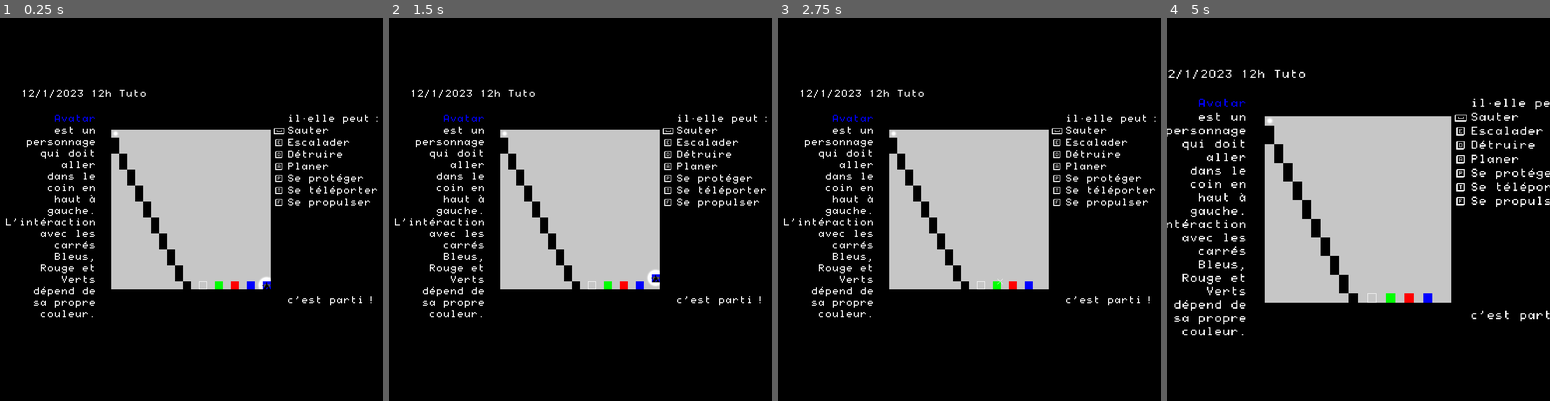
Above: before the commit, frames 1-4 (left to right).
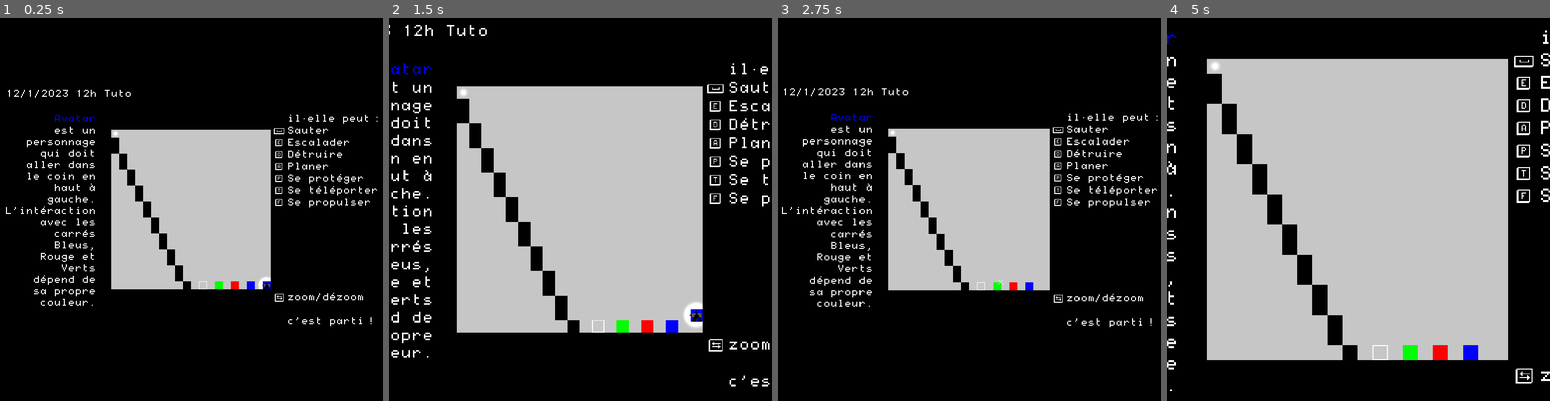
Above: after the commit, the same moments.

Repository: CorentinBrule/kinematic
Game: Godot game, scene res://Jeu.tscn
Same seed, same stepped clock (60 frames per second), same inputs: the game is played once before the commit and once after it.
Inputs (mouse positions are in pixels of both pictures, inside the frame that each line leads up to):
- Up to frame 1 (0.25 s): no input
- Up to frame 2 (1.5 s): tap Enter at 0.5 s; move the mouse to (664, 190) at 0.52 s; hold Down (move_bottom) 0.53-1.28 s; hold Right (move_right) from 0.53 s (still down); click (664, 190) at 0.67 s; tap Space (Sauter) at 0.77, 1.07 s; tap Tab (zoom_toggle, bound only after the commit) at 0.8, 1.35 s; move the mouse to (503, 228) at 1.27 s
- Up to frame 3 (2.75 s): tap Space (Sauter) at 1.52, 1.55, 1.82 s; move the mouse to (1007, 125) at 2.02 s; release Right (move_right) at 2.03 s; hold Left (move_left) from 2.03 s (still down); hold Space (Sauter) from 2.03 s (still down); tap Down (move_bottom) at 2.3 s
- Up to frame 4 (5 s): move the mouse to (1339, 286) at 2.77 s; release Left (move_left) at 2.78 s; release Space (Sauter) at 2.78 s; hold Right (move_right) 2.78-4.28 s; tap Down (move_bottom) at 2.85, 4.55 s; click (1339, 286) at 2.92 s; tap Space (Sauter) at 3.02, 3.32, 4.52, 4.82 s; tap Tab (zoom_toggle, bound only after the commit) at 3.05 s; move the mouse to (1473, 266) at 3.52 s; hold Space (Sauter) 3.53-4.28 s; tap Mouse wheel down (zoom_down_mouse) at 3.6 s; tap Escape (menu) at 4.15 s; move the mouse to (1243, 152) at 4.27 s; hold Left (move_left) from 4.28 s (still down); tap Mouse wheel up (zoom_up_mouse) at 4.35 s; tap R (reset) at 4.9 s

The runs differ from the first frame. In frame 1, 1.4% of the frame differs, in the area x 1-98%, y 18-81%; in frame 2, 28%; in frame 3, 3.9%; in frame 4, 41%, in the area x 0-100%, y 3-98%.

Commit message:
action zoom/dézoom, adaptation du zoom sur le jeu en fonction du ratio de la fenêtre, transitions entre les niveaux, interface lié au zoom (Cherry Pick 543dffa)

Diff:
--- a/Niveau/CameraController.gd
+++ b/Niveau/CameraController.gd
@@ -9,8 +9,8 @@
 var zoom_val = 1
 var zoom_speed = 0.1
 var min_zoom = Vector2(0.5, 0.5)
-var max_zoom = Vector2(4, 4)
-var mid_zoom = Vector2(1,1)
+var max_zoom = Vector2(2,2)
+var mid_zoom = Vector2(1, 1)
 var zoom_dest = zoom
 var edge_from_center
 var clip_left_position_dest
@@ -33,7 +33,7 @@
 func init():
 	if !auto_cam:
 		zoom_val = 0.5
-		reset_zoom()
+		zoom_to_game()
 		open_clip_controls()
 	else:
 		clip_open_left = true
@@ -48,7 +48,7 @@
 		if event.is_action("move_bottom") or event.is_action("move_right") or event.is_action("move_left") or event.is_action("move_up") or event.is_action("Sauter"):
 			if event.get_action_strength("move_bottom") > 0.5 or event.get_action_strength("move_right") > 0.5 or event.get_action_strength("move_left") > 0.5 or event.get_action_strength("move_up") > 0.5 or event.get_action_strength("Sauter") > 0.5:
 				# il y a un truc que j'ai pas compris ave les zones mortes des joysticks...
-				reset_zoom()
+				zoom_to_game()
 				open_clip_controls()
 
 	if event.is_action("zoom_up_mouse"):
@@ -56,11 +56,18 @@
 	if event.is_action("zoom_down_mouse"):
 		zoom_out()
 
+	if event.is_action_pressed("zoom_toggle"):
+		#print(zoom_val)
+		if zoom_val == 0.5:
+			zoom_to_out()
+		else:
+			zoom_to_game()
+
 	if event.is_action_pressed("zoom_reset"):
 		if zoom_val == 0.5 and clip_open_right == false:
 			open_clip_controls()
 		else:
-			reset_zoom()
+			zoom_to_game()
 
 	#print(zoom_val)
 	if zoom_val > 0.5:
@@ -115,14 +122,33 @@
 		_zoom_dest = mid_zoom
 	return _zoom_dest
 
-func reset_zoom():
+func zoom_to_game():
 	zoom_dest = mid_zoom
 	zoom_val = 0.5
 	clip_open_right = false
 	clip_open_left = false
 	target_pos = middle_pos
+	open_clip_controls()
 	adapt_clips()
 #	print("val: "+str(zoom_val)+" zoom_dest: " + str(zoom_dest))
+
+func zoom_to_out():
+	zoom_val = 1
+	zoom_dest = min_zoom
+	adapt_clips()
+
+func update_mid_zoom(width_out_game_interface):
+	var resize_ratio = get_viewport().size.x / get_viewport().size.y
+	var width_total = 384 + width_out_game_interface *2
+	var width_ratio = float(float(width_out_game_interface*2)/384)
+
+	if(resize_ratio < 2):
+		# valeurs arbitraires mais fonctionne pour la plus part des ratios
+		var zoom = 1/(0.7+(1/width_ratio))
+		#var zoom = (384/width_out_game_interface)
+		mid_zoom = Vector2(zoom, zoom)
+	else:
+		mid_zoom = Vector2(1.0,1.0)
 
 func adapt_clips():
 	var resize_ratio = float(get_viewport().size.x) / float(get_viewport().size.y)
--- a/Niveau/GUI/GUI.gd
+++ b/Niveau/GUI/GUI.gd
@@ -7,7 +7,7 @@
 var out_game_interface_droit
 var out_game_interface_gauche
 var out_game_meta
-var out_game_esc
+var out_game_bas_droit
 var actions_container
 
 var avatar
@@ -15,13 +15,15 @@
 const action_scene = preload("res://Niveau/GUI/GUI_actions.tscn")
 var base_size = Vector2(384,384)
 
+var width_out_game_interface = base_size.x
+
 # Called when the node enters the scene tree for the first time.
 func _ready():
 	get_tree().get_root().connect("size_changed",Callable(self,"on_resize_window"))
 	out_game_interface_droit = $outGameGUI/HBoxContainer_droit
 	out_game_interface_gauche = $outGameGUI/HBoxContainer_gauche
 	out_game_meta = $outGameGUI/meta
-	out_game_esc = $outGameGUI/retourMenu
+	out_game_bas_droit = $"%bas_droit"
 	actions_container = $"%ActionsContainer"
 	adapt_interface()
 
@@ -56,23 +58,59 @@
 	regex.compile("(?i)(xbox|x-box|microsoft)")
 	if regex.search(Input.get_joy_name(0)):
 		$"%TextureStart".show()
+		$"%TextureEsc".hide()
+		$"%GuiActionZoom".find_child("ActionButton").hide()
+		$"%GuiActionZoom".find_child("ActionKey").show()
+	else:
+		$"%TextureEsc".show()
+		$"%TextureStart".hide()
+		$"%GuiActionZoom".find_child("ActionButton").show()
+		$"%GuiActionZoom".find_child("ActionKey").hide()
+	await get_tree().process_frame
 
-	#yield(get_tree(), "idle_frame")
 	adapt_interface()
+
+#func _input(event):
+	#if (event is InputEventKey and event.pressed) or (event is InputEventJoypadButton):
+		#Global.has_touch_screen = false
+		#update_interface()
+	#elif event is InputEventScreenTouch:
+		#Global.has_touch_screen = true
+		#update_interface()
+
+func update_interface():
+	#print(Global.has_touch_screen)
+	if Global.has_touch_screen:
+		actions_container.hide()
+		#actions_touch_container.show()
+		#actions_touch_container_overflow.show()
+		$touch_controls.show()
+		$"%GuiActionZoom".hide()
+		$"%bas_droit/MarginContainer".show()
+		$"%TextureStart".show()
+		$"%TextureEsc".hide()
+	else:
+		#actions_touch_container.hide()
+		#actions_touch_container_overflow.hide()
+		$touch_controls.hide()
+		actions_container.show()
+		$"%GuiActionZoom".show()
+		$"%bas_droit/MarginContainer".hide()
 
 func adapt_interface():
 	if not Engine.is_editor_hint():
-		var resize_ratio = float(get_viewport().size.x) / float(get_viewport().size.y)
-		var out_game_interface_width = base_size.x * ((resize_ratio - 0.8))
-		out_game_interface_droit.size.x = max(out_game_interface_width, 150)
-		out_game_interface_gauche.size.x = max(out_game_interface_width, 150)
+		var resize_ratio = float(get_viewport().size.x )/ float(get_viewport().size.y)
+		width_out_game_interface = max(base_size.x * ((resize_ratio - 0.8)),180)
+		out_game_interface_droit.size.x = width_out_game_interface
+		out_game_interface_gauche.size.x = width_out_game_interface
 		out_game_interface_gauche.position.x = (out_game_interface_gauche.size.x*-1)
 		out_game_meta.position.x = (out_game_interface_gauche.size.x*-1)
-		out_game_esc.position.x = out_game_interface_droit.size.x + 50
+		out_game_bas_droit.size.x = out_game_interface_droit.size.x + 50
 
 func on_resize_window():
 	if not Engine.is_editor_hint():
 		adapt_interface()
+		get_parent().get_node("Camera2D").update_mid_zoom(width_out_game_interface)
 		get_parent().get_node("Camera2D").adapt_clips()
 		get_parent().get_node("Camera2D").force_update_clip()
 
--- a/Niveau/GUI/GUI.tscn
+++ b/Niveau/GUI/GUI.tscn
@@ -1,9 +1,11 @@
-[gd_scene load_steps=9 format=3 uid="uid://co3afijj5piwx"]
+[gd_scene load_steps=11 format=3 uid="uid://co3afijj5piwx"]
 
 [ext_resource type="PackedScene" uid="uid://uqsy5yydpvo3" path="res://Niveau/GUI/GUI_actions.tscn" id="2"]
 [ext_resource type="Theme" uid="uid://4m8as5n6pjj2" path="res://Niveau/GUI/GUI.tres" id="2_aqglx"]
 [ext_resource type="Script" path="res://Niveau/GUI/GUI.gd" id="3"]
 [ext_resource type="Texture2D" uid="uid://deoimpdvhsvy7" path="res://assets/xbox_start_21x21.png" id="4_3auof"]
+[ext_resource type="Texture2D" uid="uid://b2csid1xpmpoy" path="res://assets/Tab_21x21.png" id="4_xvex8"]
+[ext_resource type="Texture2D" uid="uid://wyh884psiqaa" path="res://assets/xbox_select_21x21.png" id="5_hhcff"]
 [ext_resource type="Texture2D" uid="uid://ckcudn6aw58vj" path="res://assets/ÉCH_21x21.png" id="5_huiai"]
 
 [sub_resource type="Theme" id="Theme_8y4km"]
@@ -100,16 +102,6 @@
 material = SubResource("14")
 layout_mode = 2
 
-[node name="TextDroite2" type="RichTextLabel" parent="outGameGUI/HBoxContainer_droit/VBoxContainer"]
-layout_mode = 2
-size_flags_horizontal = 3
-size_flags_vertical = 10
-bbcode_enabled = true
-text = "c'est parti !"
-fit_content = true
-scroll_active = false
-autowrap_mode = 0
-
 [node name="meta" type="VBoxContainer" parent="outGameGUI"]
 layout_mode = 1
 anchors_preset = -1
@@ -123,34 +115,80 @@
 layout_mode = 2
 text = "test"
 
-[node name="retourMenu" type="HBoxContainer" parent="outGameGUI"]
+[node name="bas_droit" type="VBoxContainer" parent="outGameGUI"]
+unique_name_in_owner = true
+layout_mode = 0
+offset_left = 384.0
+offset_top = 358.0
+offset_right = 559.0
+offset_bottom = 450.0
+
+[node name="MarginContainer" type="MarginContainer" parent="outGameGUI/bas_droit"]
+visible = false
+layout_mode = 2
+size_flags_horizontal = 0
+size_flags_vertical = 0
+
+[node name="Label" type="Label" parent="outGameGUI/bas_droit/MarginContainer"]
+layout_mode = 2
+
+[node name="GuiActionZoom" type="HBoxContainer" parent="outGameGUI/bas_droit"]
+unique_name_in_owner = true
+layout_mode = 2
+
+[node name="ActionDescription" type="Label" parent="outGameGUI/bas_droit/GuiActionZoom"]
+layout_mode = 2
+text = "zoom/dézoom"
+
+[node name="ActionButton" type="TextureRect" parent="outGameGUI/bas_droit/GuiActionZoom/ActionDescription"]
+layout_mode = 0
+offset_left = -26.0
+offset_right = -5.0
+offset_bottom = 21.0
+texture = ExtResource("4_xvex8")
+
+[node name="ActionKey" type="TextureRect" parent="outGameGUI/bas_droit/GuiActionZoom/ActionDescription"]
+visible = false
+layout_mode = 0
+offset_left = -26.0
+offset_right = -5.0
+offset_bottom = 21.0
+texture = ExtResource("5_hhcff")
+
+[node name="TextDroite2" type="RichTextLabel" parent="outGameGUI/bas_droit"]
+layout_mode = 2
+size_flags_horizontal = 3
+size_flags_vertical = 10
+bbcode_enabled = true
+text = "c'est parti !"
+fit_content = true
+scroll_active = false
+autowrap_mode = 0
+
+[node name="MarginContainer2" type="MarginContainer" parent="outGameGUI/bas_droit"]
+layout_mode = 2
+
+[node name="Label" type="Label" parent="outGameGUI/bas_droit/MarginContainer2"]
+layout_mode = 2
+
+[node name="retourMenu" type="HBoxContainer" parent="outGameGUI/bas_droit"]
 unique_name_in_owner = true
 visible = false
-layout_mode = 1
-anchors_preset = 3
-anchor_left = 1.0
-anchor_top = 1.0
-anchor_right = 1.0
-anchor_bottom = 1.0
-offset_left = 1.0
-offset_top = 34.99
-offset_right = 387.0
-offset_bottom = 57.99
-grow_horizontal = 0
-grow_vertical = 0
+layout_mode = 2
 alignment = 2
 
-[node name="TextureStart" type="TextureRect" parent="outGameGUI/retourMenu"]
+[node name="TextureStart" type="TextureRect" parent="outGameGUI/bas_droit/retourMenu"]
 unique_name_in_owner = true
 visible = false
 layout_mode = 2
 texture = ExtResource("4_3auof")
 
-[node name="TextureEsc" type="TextureRect" parent="outGameGUI/retourMenu"]
+[node name="TextureEsc" type="TextureRect" parent="outGameGUI/bas_droit/retourMenu"]
+unique_name_in_owner = true
 layout_mode = 2
 texture = ExtResource("5_huiai")
 
-[node name="retourMenu_label" type="Label" parent="outGameGUI/retourMenu"]
+[node name="retourMenu_label" type="Label" parent="outGameGUI/bas_droit/retourMenu"]
 unique_name_in_owner = true
 layout_mode = 2
 text = "ESC pour revenir au menu"
--- /dev/null
+++ b/Niveau/GUI/touch_controls.tscn
@@ -0,0 +1,92 @@
+[gd_scene load_steps=6 format=2]
+
+[ext_resource path="res://assets/touch_arrow_200x200.png" type="Texture" id=1]
+[ext_resource path="res://assets/touch_circle_200x200.png" type="Texture" id=2]
+[ext_resource path="res://assets/touch_burger_200x200.png" type="Texture" id=3]
+[ext_resource path="res://assets/touch_fullscreen_200x200.png" type="Texture" id=4]
+[ext_resource path="res://assets/touch_circle_200x200_active.png" type="Texture" id=5]
+
+[node name="touch_controls" type="CanvasLayer"]
+
+[node name="right" type="TouchScreenButton" parent="."]
+modulate = Color( 1, 1, 1, 0.54902 )
+position = Vector2( 111, 285 )
+scale = Vector2( 0.3, 0.3 )
+normal = ExtResource( 2 )
+pressed = ExtResource( 5 )
+passby_press = true
+action = "move_right"
+
+[node name="TextureRect" type="TextureRect" parent="right"]
+anchor_left = 0.5
+anchor_top = 0.5
+anchor_right = 0.5
+anchor_bottom = 0.5
+margin_left = 50.0
+margin_top = -39.0
+margin_right = 250.0
+margin_bottom = 161.0
+rect_rotation = 90.0
+rect_scale = Vector2( 0.4, 0.4 )
+texture = ExtResource( 1 )
+
+[node name="left" type="TouchScreenButton" parent="."]
+modulate = Color( 1, 1, 1, 0.54902 )
+position = Vector2( 0, 285 )
+scale = Vector2( 0.3, 0.3 )
+normal = ExtResource( 2 )
+pressed = ExtResource( 5 )
+passby_press = true
+action = "move_left"
+
+[node name="TextureRect2" type="TextureRect" parent="left"]
+anchor_left = 0.5
+anchor_top = 0.5
+anchor_right = 0.5
+anchor_bottom = 0.5
+margin_left = -50.0
+margin_top = 40.0
+margin_right = 150.0
+margin_bottom = 240.0
+rect_rotation = -90.0
+rect_scale = Vector2( 0.4, 0.4 )
+texture = ExtResource( 1 )
+
+[node name="menu" type="TouchScreenButton" parent="."]
+modulate = Color( 1, 1, 1, 0.54902 )
+position = Vector2( 0, 1 )
+scale = Vector2( 0.2, 0.2 )
+normal = ExtResource( 2 )
+pressed = ExtResource( 5 )
+action = "menu"
+
+[node name="TextureRect" type="TextureRect" parent="menu"]
+anchor_left = 0.5
+anchor_top = 0.5
+anchor_right = 0.5
+anchor_bottom = 0.5
+margin_left = -100.0
+margin_top = -100.0
+margin_right = 100.0
+margin_bottom = 100.0
+rect_pivot_offset = Vector2( 2816, 560 )
+texture = ExtResource( 3 )
+
+[node name="zoom" type="TouchScreenButton" parent="."]
+modulate = Color( 1, 1, 1, 0.54902 )
+position = Vector2( 324, 0 )
+scale = Vector2( 0.2, 0.2 )
+normal = ExtResource( 2 )
+pressed = ExtResource( 5 )
+action = "zoom_toggle"
+
+[node name="TextureRect" type="TextureRect" parent="zoom"]
+anchor_left = 0.5
+anchor_top = 0.5
+anchor_right = 0.5
+anchor_bottom = 0.5
+margin_left = -100.0
+margin_top = -100.0
+margin_right = 100.0
+margin_bottom = 100.0
+texture = ExtResource( 4 )
--- a/Niveau/trigger_end.gd
+++ b/Niveau/trigger_end.gd
@@ -1,6 +1,6 @@
 extends Area2D
-
-
+var transition = false
+var avatar
 # Declare member variables here. Examples:
 # var a = 2
 # var b = "text"
@@ -8,17 +8,25 @@
 
 # Called when the node enters the scene tree for the first time.
 func _ready():
-	pass # Replace with function body.
-
+	avatar = get_parent().get_node('Avatar')
 
 # Called every frame. 'delta' is the elapsed time since the previous frame.
-#func _process(delta):
-#	pass
-
+func _process(delta):
+	if transition:
+		avatar.position = avatar.position.move_toward(position + $CollisionShape2D.get_shape().extents, 0.2)
 
 func _on_Trigger_end_body_entered(body):
 	if body.name == "Avatar":
 		if get_parent().get_parent().has_node("Menu"):
+			var camera = get_parent().get_node('Camera2D')
+			avatar.set_process(false)
+			avatar.set_physics_process(false)
+			camera.auto_cam = false
+			camera.zoom_to_out()
+			transition = true
+			await get_tree().create_timer(1).timeout
+			transition = false
+			camera.auto_cam = true
 			Global.next_save()
 		else:
 			get_parent().get_node("GUI").get_node("%win").show()
--- a/project.godot
+++ b/project.godot
@@ -148,6 +148,12 @@
 , Object(InputEventJoypadButton,"resource_local_to_scene":false,"resource_name":"","device":0,"button_index":8,"pressure":0.0,"pressed":true,"script":null)
 ]
 }
+zoom_toggle={
+"deadzone": 0.5,
+"events": [Object(InputEventJoypadButton,"resource_local_to_scene":false,"resource_name":"","device":-1,"button_index":4,"pressure":0.0,"pressed":true,"script":null)
+, Object(InputEventKey,"resource_local_to_scene":false,"resource_name":"","device":-1,"window_id":0,"alt_pressed":false,"shift_pressed":false,"ctrl_pressed":false,"meta_pressed":false,"pressed":false,"keycode":0,"physical_keycode":4194306,"key_label":0,"unicode":0,"location":0,"echo":false,"script":null)
+]
+}
 zoom_up_mouse={
 "deadzone": 0.5,
 "events": [Object(InputEventMouseButton,"resource_local_to_scene":false,"resource_name":"","device":0,"window_id":0,"al …(252 unchanged characters)…
@@ -176,7 +182,6 @@
 menu={
 "deadzone": 0.5,
 "events": [Object(InputEventKey,"resource_local_to_scene":false,"resource_name":"","device":0,"window_id":0,"alt_presse …(194 unchanged characters)…
-, Object(InputEventJoypadButton,"resource_local_to_scene":false,"resource_name":"","device":-1,"button_index":4,"pressure":0.0,"pressed":false,"script":null)
 , Object(InputEventJoypadButton,"resource_local_to_scene":false,"resource_name":"","device":-1,"button_index":6,"pressure":0.0,"pressed":true,"script":null)
 ]
 }
Binary file added: assets/Tab_21x21.png
Not shown, added: assets/Tab_21x21.png.import
Binary file added: assets/xbox_select_21x21.png
Not shown, added: assets/xbox_select_21x21.png.import
Not shown, added: documents/Tab_21x21.xcf
